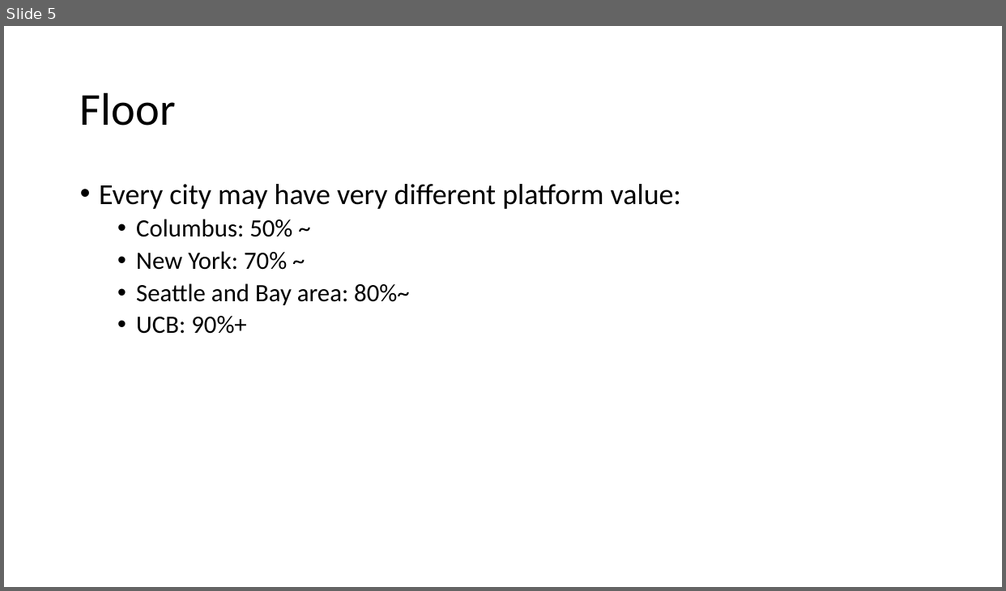
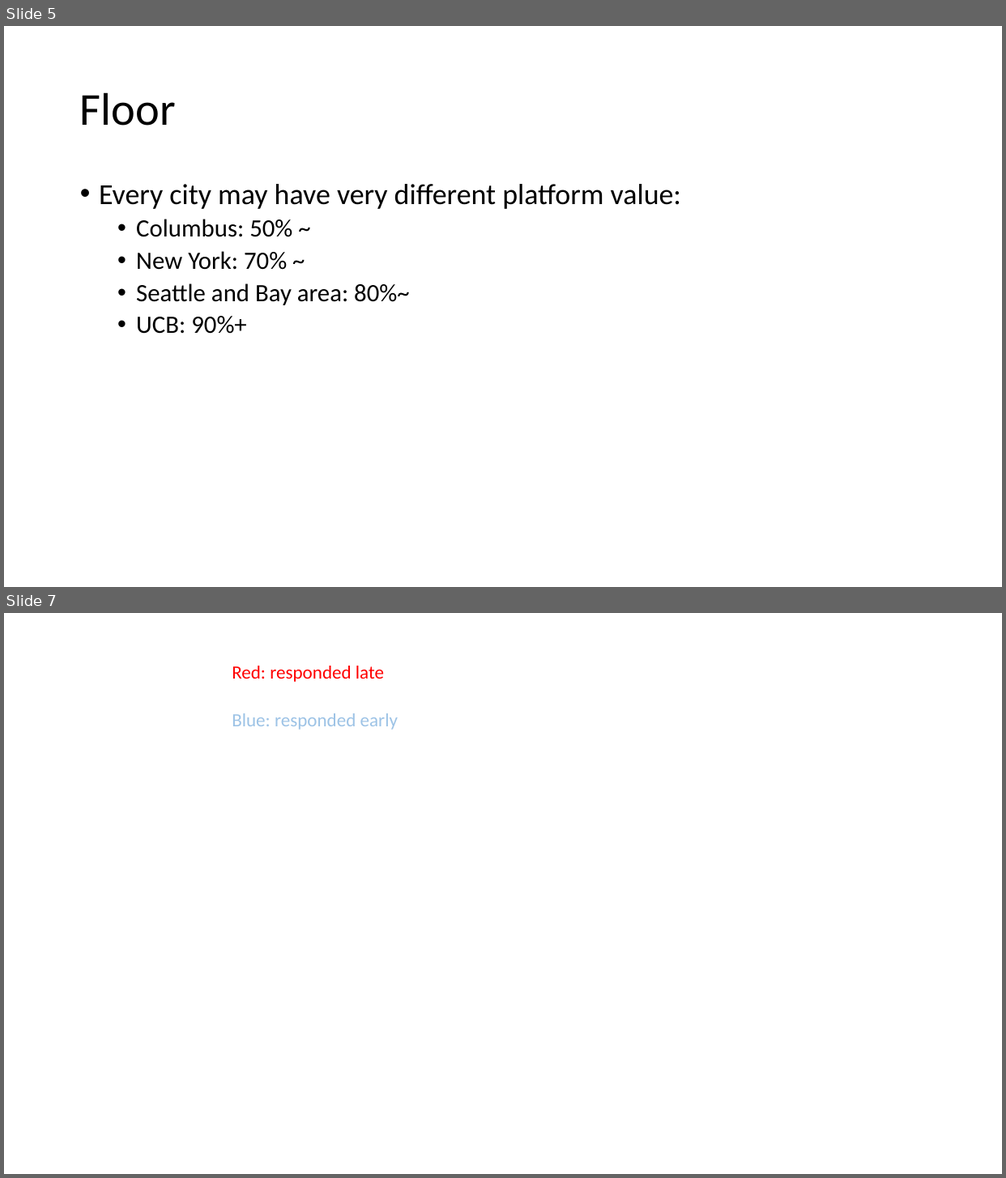
Before and after one commit to luyuliu/COVID-Transit-Demand, a slide deck: doc/pre_results.pptx. Shown one above the other, each under a label of ours: slide 5 before the commit, slides 5 and 7 after it; the slides between them are not shown. The pictures are 1006x591 and 1006x1178 pixels, drawn with LibreOffice and Linux fonts; fonts in the diff are those of the drawing; background and template pictures are left out. Boxes give left, top, right and bottom in pixels: in the first picture for what was removed or moved away, otherwise in the second. Text is boxed around its words. In the diff, an @@ line names an element or a change of style, - is before the commit and + after.

```diff
--- a/doc/pre_results.pptx
+++ b/doc/pre_results.pptx
@@ slide 7 added at (4,613,1002,1174), background picture (left out) @@
@@ text added at (232,666,384,682), 18 pt, text #FF0000 @@
+Red: responded late
@@ text added at (232,713,398,730), 18 pt, text #9DC3E6 @@
+Blue: responded early
```
Also in this commit, not shown: 3 slides changed, 1 slide removed, 1 other file.
